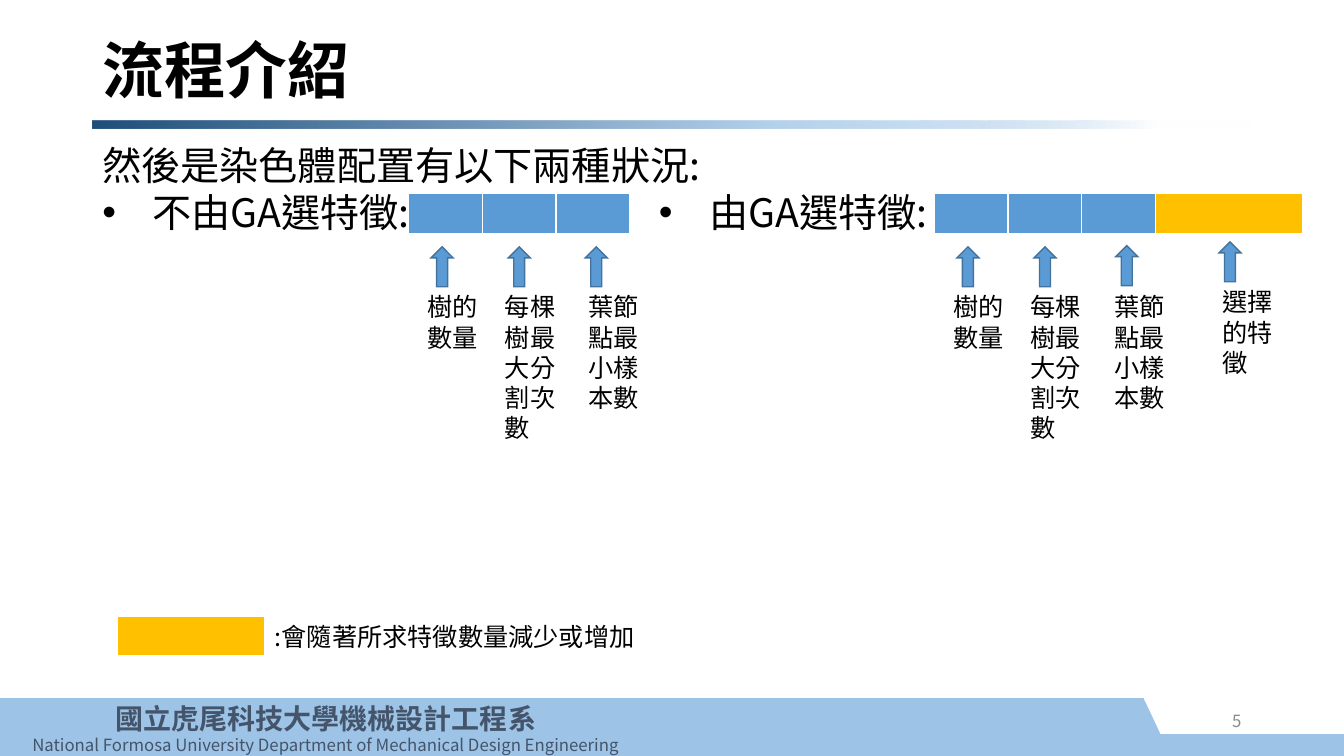
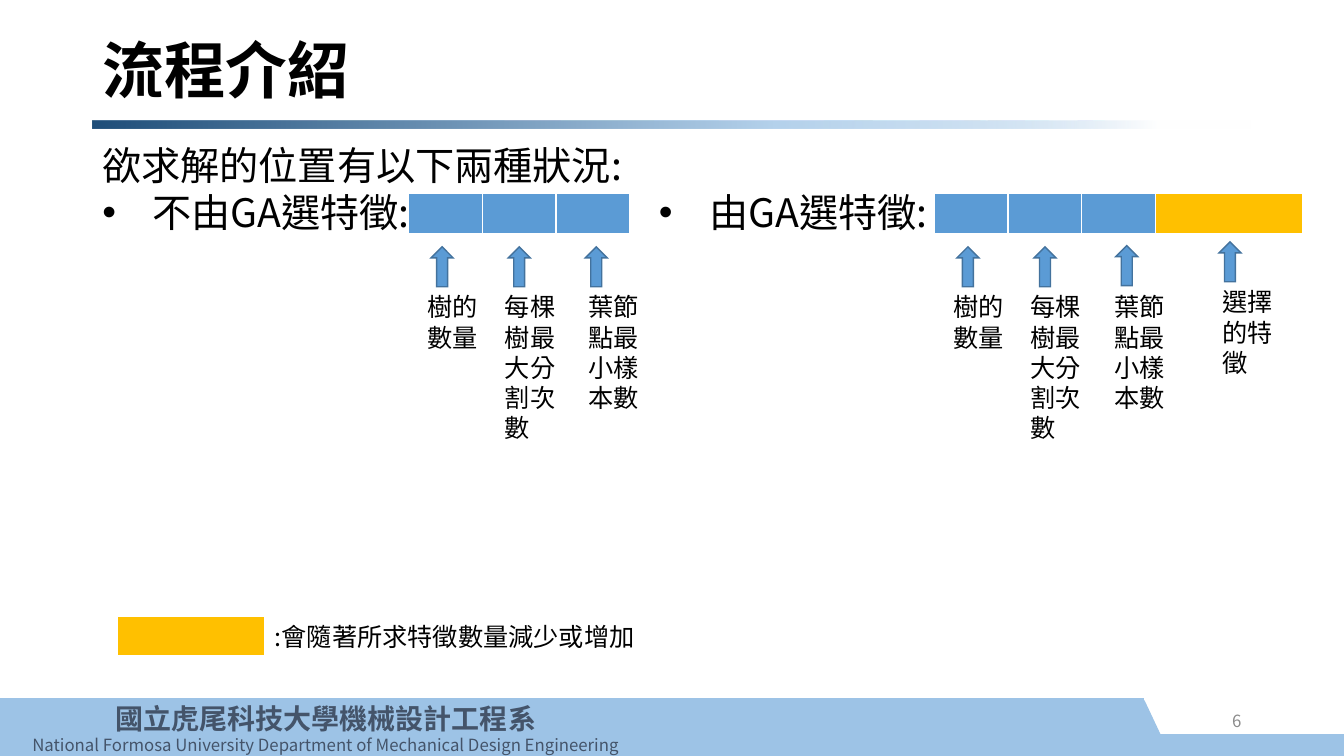
Before and after one commit to e970230/test, a slide deck: slide 6 of GA_RF/基因演算法控制隨機森林使用說明.pptx (slide 5 before the commit). Drawn at 1344x756 pixels with LibreOffice and Linux fonts; fonts in the diff are those of the drawing; background and template pictures are left out. Boxes give left, top, right and bottom in pixels: in the first picture for what was removed or moved away, otherwise in the second. Text is boxed around its words. In the diff, an @@ line names an element or a change of style, - is before the commit and + after.

```diff
--- a/GA_RF/基因演算法控制隨機森林使用說明.pptx
+++ b/GA_RF/基因演算法控制隨機森林使用說明.pptx
@@ text at box(102, 147, 622, 184): text changed @@
-然後是染色體配置有以下兩種狀況:
+欲求解的位置有以下兩種狀況:
@@ page number at box(1232, 714, 1241, 727): text changed @@
-5
+6
```
Also in this commit, not shown: 2 other slides changed, 2 slides added, 1 slide removed, 3 other files.
